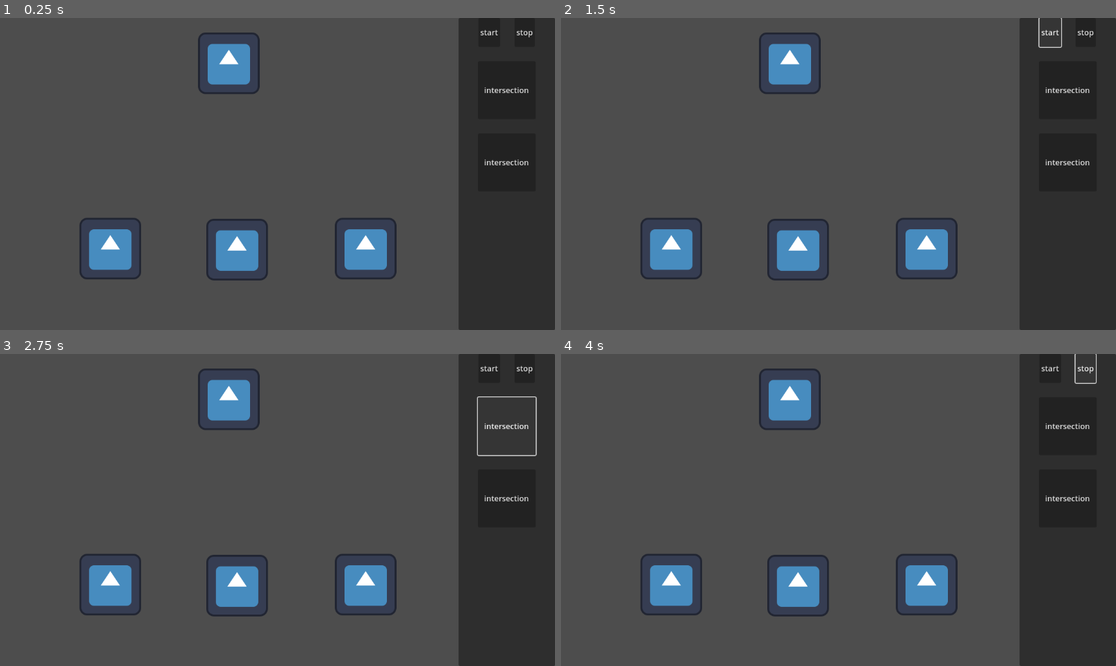
Above: before the commit, frames 1-4 (two rows, left to right).
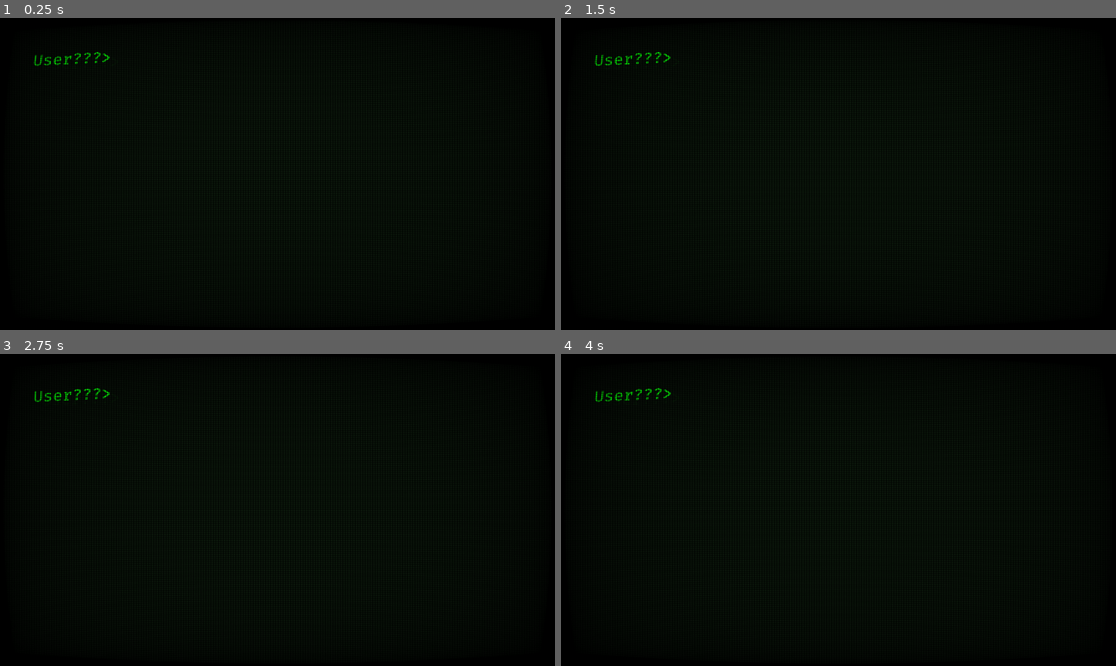
Above: after the commit, the same moments.

Repository: triangle-int/inner-inhabited
Game: Godot game, scene res://scenes/terminal/terminal.tscn
Same seed, same stepped clock (60 frames per second), same inputs: the game is played once before the commit and once after it. Before the commit the project starts from res://scenes/levels/test_level.tscn. The engine's default icon, where the game draws it, is replaced by a stand-in: a white triangle on a blue panel in a dark square.
Inputs (mouse positions are in pixels of both pictures, inside the frame that each line leads up to):
- Up to frame 1 (0.25 s): no input
- Up to frame 2 (1.5 s): click (1049, 33) at 0.5 s, where only the run before the commit has a clickable "start"; click (1049, 33) at 1.25 s, where only the run before the commit has a clickable "start"
- Up to frame 3 (2.75 s): click (505, 425) at 2 s, where only the run before the commit has a clickable "intersection"
- Up to frame 4 (4 s): click (1066, 497) at 2.75 s, where only the run before the commit has a clickable "intersection"; click (1088, 369) at 3.5 s, where only the run before the commit has a clickable "stop"

The runs differ from the first frame. In frame 1, 100% of the frame differs, in the area x 0-100%, y 0-100%; in frame 2, 100%; in frame 3, 100%; in frame 4, 100%.
Error before the commit: Out of bounds get index '0' (on base: 'Array[Connection]') (res://scripts/core/node/intersection.gd:7)

Commit message:
formatting & default scene

Diff:
--- a/project.godot
+++ b/project.godot
@@ -11,7 +11,7 @@
 [application]
 
 config/name="ESC"
-run/main_scene="res://scenes/levels/test_level.tscn"
+run/main_scene="res://scenes/terminal/terminal.tscn"
 config/features=PackedStringArray("4.2", "GL Compatibility")
 config/icon="res://icon.svg"
 
--- a/scripts/terminal/terminal.gd
+++ b/scripts/terminal/terminal.gd
@@ -74,8 +74,10 @@
 	level_container.add_child(level)
 	_is_level_playing = true
 
-	level.finished.connect(func(_status: Level.SolutionStatus) -> void:
-		push_warning("proper level finish not implemented")
-		_is_level_playing = false
-		level_container.get_children().front().queue_free()
-	)
+	level.finished.connect(_on_level_finished)
+
+
+func _on_level_finished(_status: Level.SolutionStatus) -> void:
+	# TODO: Proper level finish logic
+	_is_level_playing = false
+	level_container.get_children().front().queue_free()
